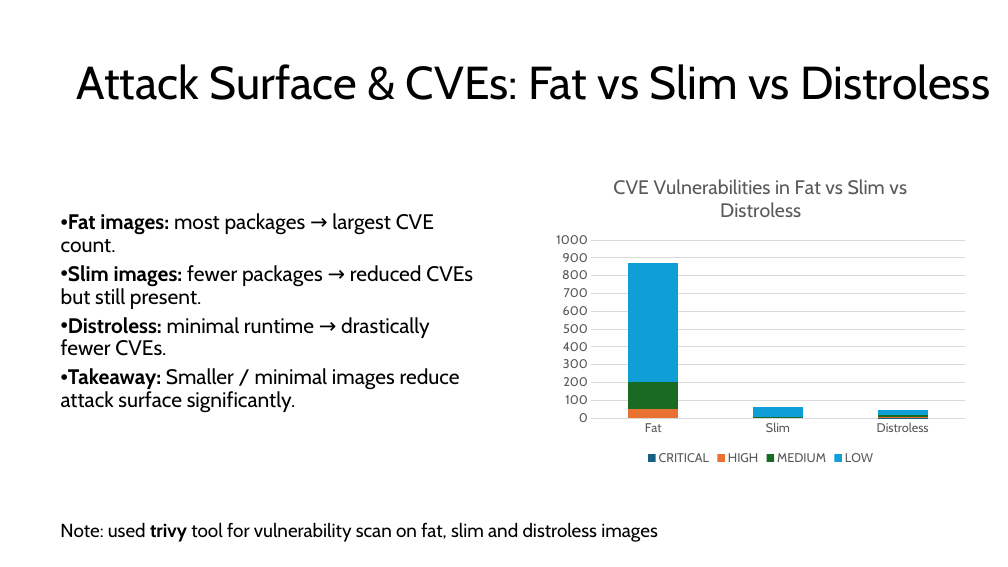
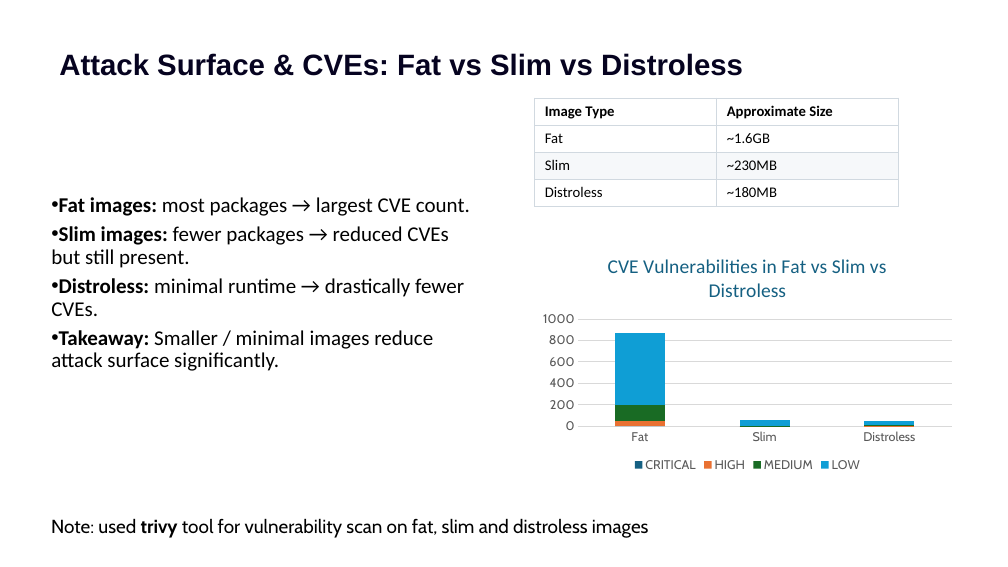
Before and after one commit to bharatnanda/from-fat-to-fearless-distroless-way, a slide deck: slide 9 of From Fat to Fearless.pptx. Drawn at 1008x567 pixels with LibreOffice and Linux fonts; fonts in the diff are those of the drawing. Boxes give left, top, right and bottom in pixels: in the first picture for what was removed or moved away, otherwise in the second. Text is boxed around its words. In the diff, an @@ line names an element or a change of style, - is before the commit and + after.

```diff
--- a/From Fat to Fearless.pptx
+++ b/From Fat to Fearless.pptx
@@ title "Attack Surface & CVEs: Fat ...": place and size @@
-title "Attack Surface & CVEs: Fat ..." at [77,64,990,100]
+title "Attack Surface & CVEs: Fat ..." at [59,53,743,76]
@@ title "Attack Surface & CVEs: Fat ..." at [59,53,743,76]: size 44 to 28 pt, font Cabin to Arial, text colour #000000 to #060320, bold on; line spacing 0.9 to 1; vertical alignment middle to top @@
@@ table added at [535,98,899,206], 4 rows, 2 columns @@
+Image Type | Approximate Size
+Fat | ~1.6GB
+Slim | ~230MB
+Distroless | ~180MB
@@ text "Fat images: most packages → ...": place and size @@
-text "Fat images: most packages → ..." at [61,213,473,413]
+text "Fat images: most packages → ..." at [51,197,470,371]
@@ text "Fat images: most packages → ..." at [51,197,470,371]: font Cabin to Calibri @@
@@ column stacked chart: place and size @@
-column stacked chart at [548,162,974,469]
+column stacked chart at [535,242,960,476]
@@ text "Note: used trivy tool for ...": place and size @@
-text "Note: used trivy tool for ..." at [60,522,658,542]
+text "Note: used trivy tool for ..." at [51,518,649,538]
```
Also in this commit, not shown: 16 other slides changed, 3 slides added, 4 slides removed.
